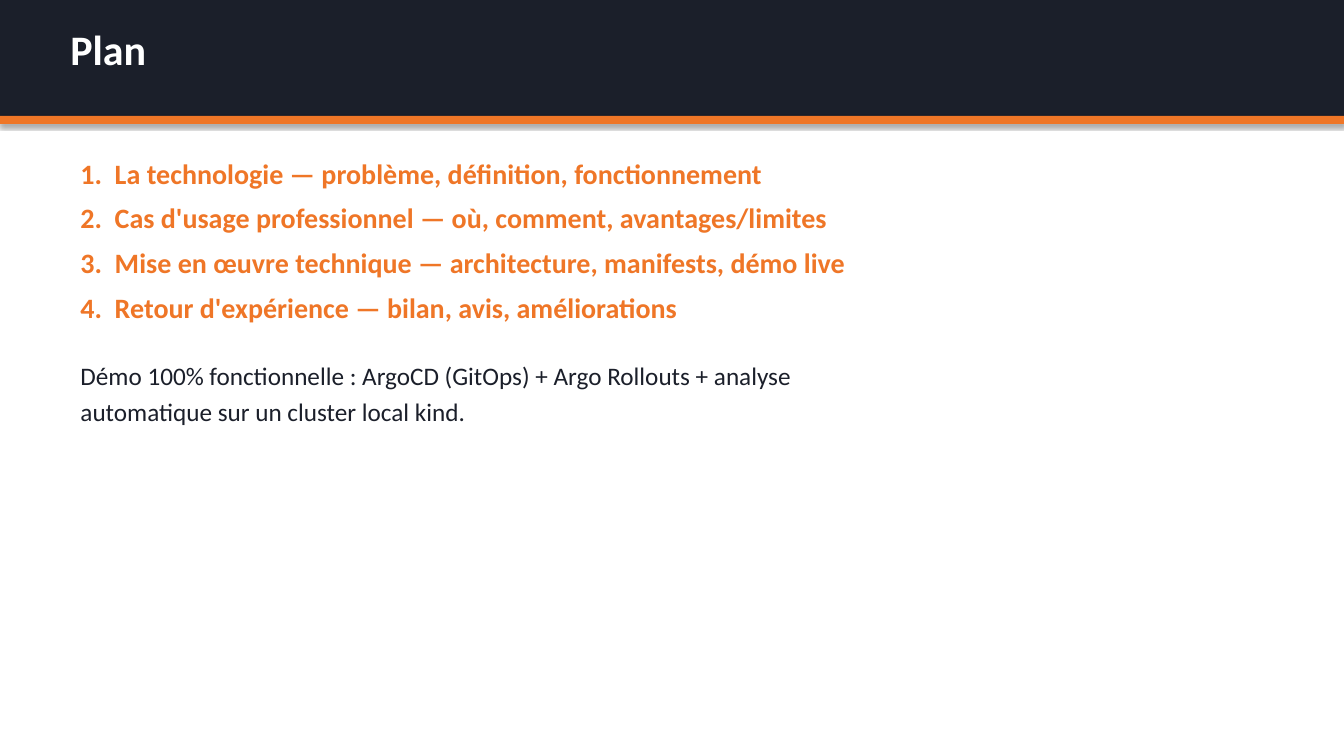
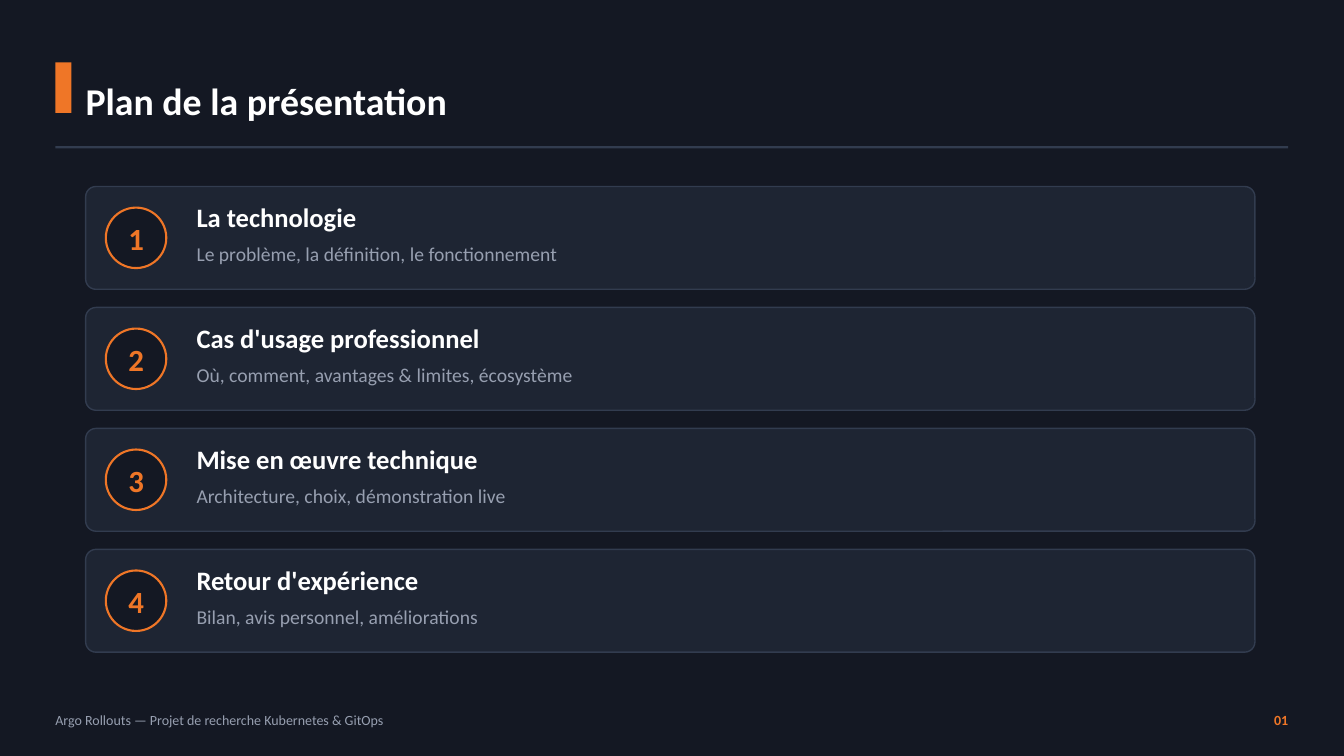
Before and after one commit to Louis-JB/argo-rollouts-demo, a slide deck: slide 2 of slides/argo-rollouts.pptx. Drawn at 1344x756 pixels with LibreOffice and Linux fonts; fonts in the diff are those of the drawing. Boxes give left, top, right and bottom in pixels: in the first picture for what was removed or moved away, otherwise in the second. Text is boxed around its words. In the diff, an @@ line names an element or a change of style, - is before the commit and + after.

Commit message:
Refonte du PowerPoint : thème sombre élégant + capture réelle de l'UI
- Nouveau design (cartes, colonnes, code boxes, pieds de page, page de titre)
- 13 slides conformes (10-15) couvrant les 4 parties
- Capture navigateur réelle de l'UI rollouts-demo (Chromium headless)
- Images terminal colorisées des démos canary/rollback

```diff
--- a/slides/argo-rollouts.pptx
+++ b/slides/argo-rollouts.pptx
@@ background #FFFFFF to #141823 @@
@@ rectangle removed at [0,0,1344,116] @@
@@ text "Plan de la présentation" at [86,88,447,121]: vertical alignment top to middle @@
@@ rectangle added at [55,63,72,113], fill #EF7627 @@
@@ text at [86,88,447,121]: text changed; size 30 to 27 pt @@
-Plan
+Plan de la présentation
@@ rectangle: place and size @@
-rectangle at [0,116,1344,124]
+rectangle at [55,146,1289,148]
@@ rectangle at [55,146,1289,148]: fill #EF7627 to #323C4F; shadow off @@
@@ text removed at [80,164,845,425] @@
-1. La technologie — problème, définition, fonctionnement
-2. Cas d'usage professionnel — où, comment, avantages/limites
-3. Mise en œuvre technique — architecture, manifests, démo live
-4. Retour d'expérience — bilan, avis, améliorations
-Démo 100% fonctionnelle : ArgoCD (GitOps) + Argo Rollouts + analyse
-automatique sur un cluster local kind.
@@ rounded rectangle added at [86,187,1255,289], fill #1E2533, outline #323C4F 1 pt @@
@@ rounded rectangle added at [106,208,166,268], fill #141823, outline #EF7627 1.5 pt @@
@@ text added at [197,208,356,232], 19 pt, text #FFFFFF, bold @@
+La technologie
@@ text added at [128,230,144,250], 22 pt, text #EF7627, bold @@
+1
@@ text added at [197,247,557,264], 14 pt, text #979FB0 @@
+Le problème, la définition, le fonctionnement
@@ rounded rectangle added at [86,308,1255,410], fill #1E2533, outline #323C4F 1 pt @@
@@ rounded rectangle added at [106,329,166,389], fill #141823, outline #EF7627 1.5 pt @@
@@ text added at [197,329,479,353], 19 pt, text #FFFFFF, bold @@
+Cas d'usage professionnel
@@ text added at [128,351,144,371], 22 pt, text #EF7627, bold @@
+2
@@ text added at [197,368,572,386], 14 pt, text #979FB0 @@
+Où, comment, avantages & limites, écosystème
@@ rounded rectangle added at [86,429,1255,531], fill #1E2533, outline #323C4F 1 pt @@
@@ rounded rectangle added at [106,450,166,510], fill #141823, outline #EF7627 1.5 pt @@
@@ text added at [128,472,144,493], 22 pt, text #EF7627, bold @@
+3
@@ text added at [197,450,477,474], 19 pt, text #FFFFFF, bold @@
+Mise en œuvre technique
@@ text added at [197,489,505,505], 14 pt, text #979FB0 @@
+Architecture, choix, démonstration live
@@ rounded rectangle added at [86,549,1255,652], fill #1E2533, outline #323C4F 1 pt @@
@@ rounded rectangle added at [106,571,166,631], fill #141823, outline #EF7627 1.5 pt @@
@@ text added at [128,593,144,613], 22 pt, text #EF7627, bold @@
+4
@@ text added at [197,571,418,595], 19 pt, text #FFFFFF, bold @@
+Retour d'expérience
@@ text added at [197,610,478,627], 14 pt, text #979FB0 @@
+Bilan, avis personnel, améliorations
@@ text added at [55,715,384,728], 10 pt, text #979FB0 @@
+Argo Rollouts — Projet de recherche Kubernetes & GitOps
@@ text added at [1274,716,1288,725], 10 pt, text #EF7627, bold @@
+01
```
Also in this commit, not shown: 11 other slides changed, 1 slide added, 3 slides removed, 3 other files.
